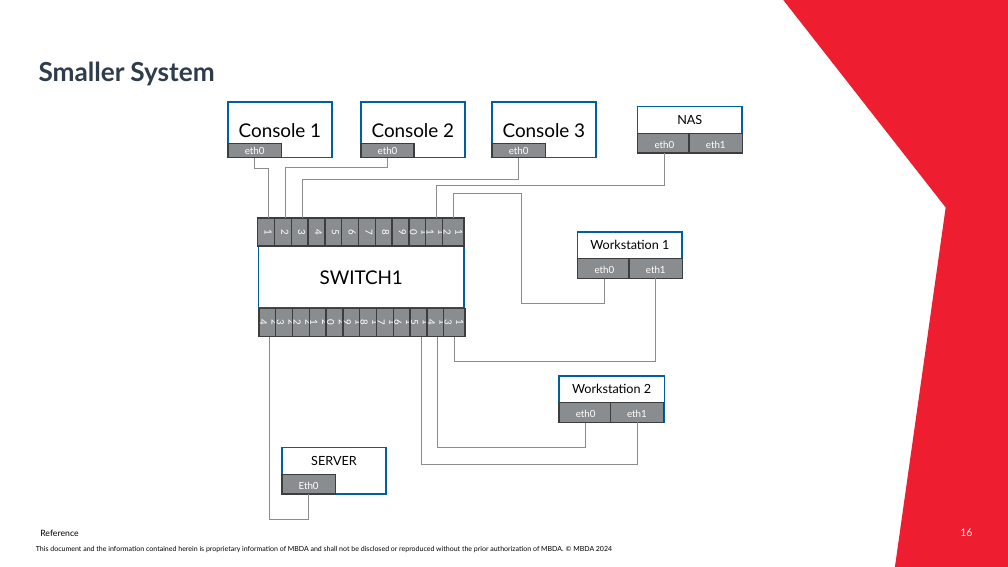
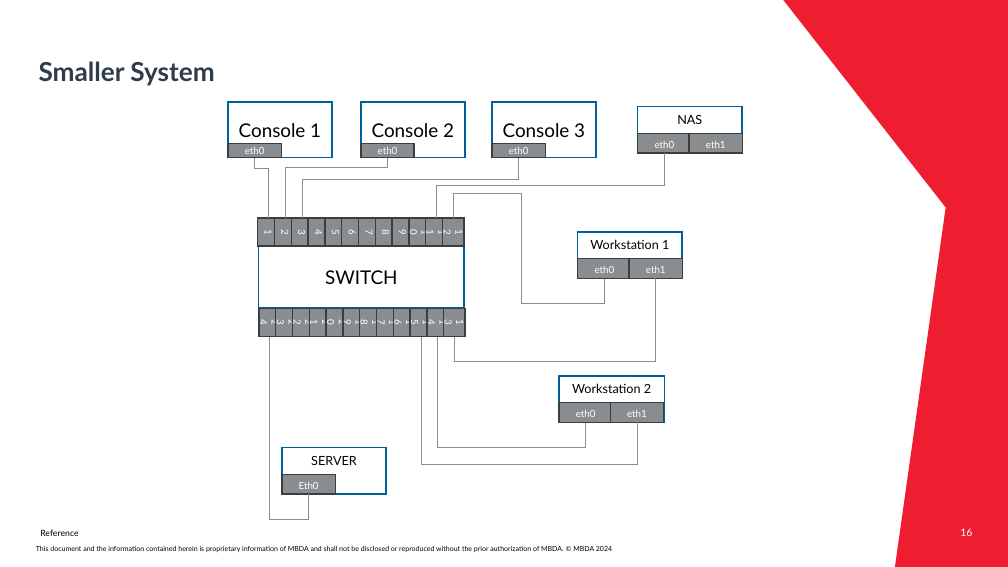
Before and after one commit to Mqtth3w/master-thesis-mbda-unipr, a slide deck: slide 16 of prompts_engineering/ICL_MBDA_Thesis_Gianvenuti.pptx. Drawn at 1008x567 pixels with LibreOffice and Linux fonts; fonts in the diff are those of the drawing; background and template pictures are left out. Boxes give left, top, right and bottom in pixels: in the first picture for what was removed or moved away, otherwise in the second. Text is boxed around its words. In the diff, an @@ line names an element or a change of style, - is before the commit and + after.

```diff
--- a/prompts_engineering/ICL_MBDA_Thesis_Gianvenuti.pptx
+++ b/prompts_engineering/ICL_MBDA_Thesis_Gianvenuti.pptx
@@ text in rectangle at box(325, 270, 397, 284): text changed @@
-SWITCH1
+SWITCH
```
Also in this commit, not shown: 2 other slides changed.
